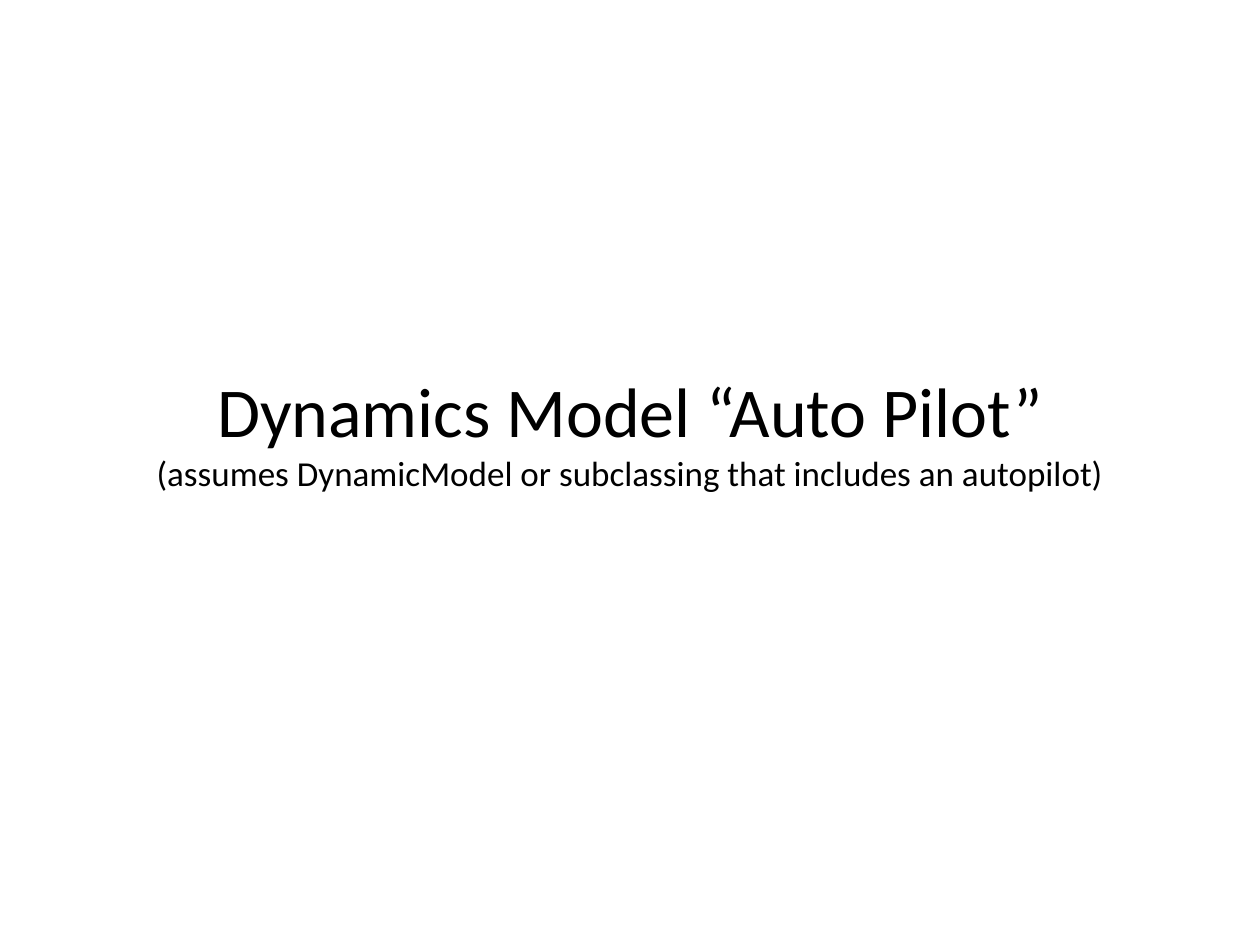
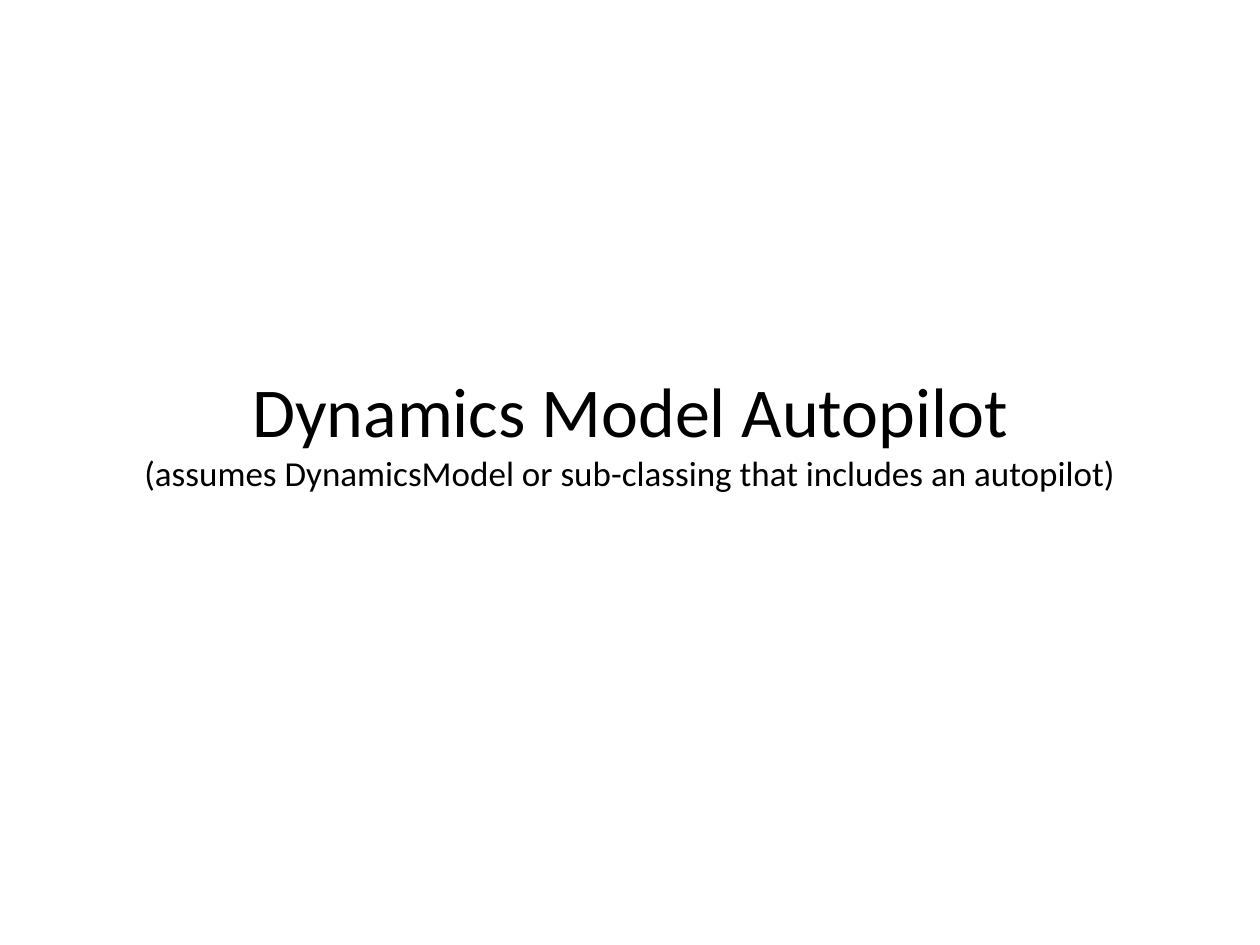
Before and after one commit to doughodson/OpenEaagles, a slide deck: slide 17 of doc/player-agent.pptx (slide 16 before the commit). Drawn at 1260x945 pixels with LibreOffice and Linux fonts; fonts in the diff are those of the drawing. Boxes give left, top, right and bottom in pixels: in the first picture for what was removed or moved away, otherwise in the second. Text is boxed around its words. In the diff, an @@ line names an element or a change of style, - is before the commit and + after.

```diff
--- a/doc/player-agent.pptx
+++ b/doc/player-agent.pptx
@@ text at (144,388,1114,492): text changed @@
-Dynamics Model “Auto Pilot”
-(assumes DynamicModel or subclassing that includes an autopilot)
+Dynamics Model Autopilot
+(assumes DynamicsModel or sub-classing that includes an autopilot)
```
Also in this commit, not shown: 10 other slides changed, 2 slides added, 1 slide removed.
